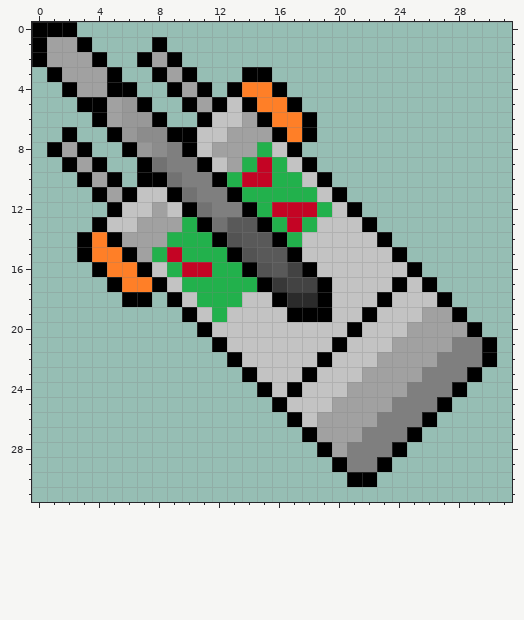
A pixel-art sprite gets an edit: images/robot-img/manny-cursor-0.png. Above is the file before it was changed.
The file is 32x32 pixels. Colours within 5 levels of each other are drawn and written as one.
The same view after the edit:
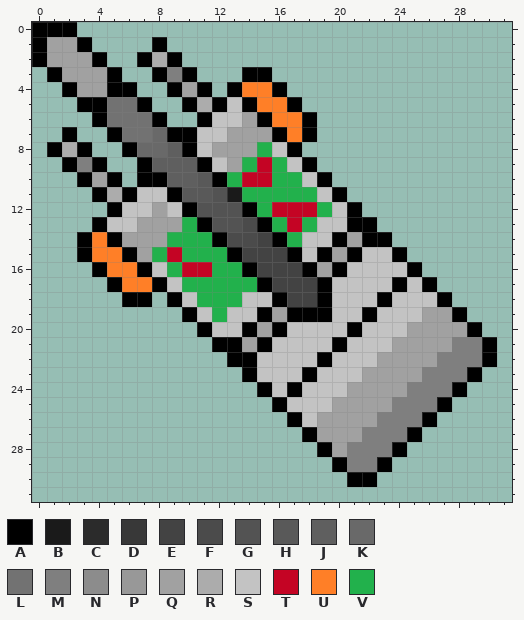
Palette (. is transparent): A #000000  B #1a1a1a  C #2b2b2b  D #383838  E #434343  F #4b4b4b  G #535353  H #595959  J #5f5f5f  K #696969  L #727272  M #7f7f7f  N #8c8c8c  P #989898  Q #a1a1a1  R #acacac  S #c3c3c3  T #c40424  U #ff7f27  V #22b14c
Commit message: changed Manny cursor and updated var names
What changed:
@@ x 0..31 @@
  1 AQQA....A.......................
- 2 AQQQA..AQA......................
- 3 .AQQQA..AQA...AA................
+ 2 AQQQA..ARA......................
+ 3 .AQQQA..AMA...AA................
  4 ..AQQAA..AQA.AUUA...............
- 5 ...AAQPA..AQASAUUA..............
- 6 ....AQPPA..ASSQAUUA.............
- 7 ..A..APNNAASSQQQAUA.............
- 8 .AQA..APNMASQQQVSA..............
- 9 ..AQA..ALMMASQVTVSA.............
-10 ...AQA.AALMMAVTTVVSA............
-11 ....AQASSALMMAVVVVVSA...........
-12 .....ASSQSALMMAVTTTVSA..........
-13 ....ASSQQQVALHHAVTVSSSA.........
-14 ...AUAQQQVVVAGHHAVSSSSSA........
-15 ...AUUAQVTVVVAGHHASSSSSSA.......
-16 ....AUUASVTTVVAGHEASSSSSSA......
-17 .....AUUASVVVVVADEEASSSSASA.....
-18 ......AA.ASVVVSSACCASSSASSSA....
-19 ..........ASVSSSSAAASSASSSQQA...
-20 ...........ASSSSSSSSSASSSQQQQA..
-21 ............ASSSSSSSASSSQQQQMMA.
-22 .............ASSSSSASSSQQQQMMMA.
+ 5 ...AALLA..ARASAUUA..............
+ 6 ....ALLLA..ASSQAUUA.............
+ 7 ..A..ALLKAASSQQQAUA.............
+ 8 .ARA..AKKJASQQQVSA..............
+ 9 ..AMA..AJJJASQVTVSA.............
+10 ...AQA.AAJJHAVTTVVSA............
+11 ....ARASSAHHGBVVVVVSA...........
+12 .....ASSQSAGGGAVTTTVSA..........
+13 ....ASSQQQVAGGFAVTVSSAA.........
+14 ...AUAQQQVVVAFFEAVSSAQAA........
+15 ...AUUAQVTVVVAEEEASAQASSA.......
+16 ....AUUASVTTVVAEEEAQASSSSA......
+17 .....AUUASVVVVVAEEEASSSSASA.....
+18 ......AA.ASVVVSSAEEASSSASSSA....
+19 ..........ASVSSAQAAASSASSSQQA...
+20 ...........ASSAQASSSSASSSQQQQA..
+21 ............AAQASSSSASSSQQQQMMA.
+22 .............AASSSSASSSQQQQMMMA.
 23 ..............ASSSASSSQQQQMMMA..
Changed places in both pictures, as pixel boxes (x1, y1, x2, y2):
changed: (62, 52, 377, 367)
